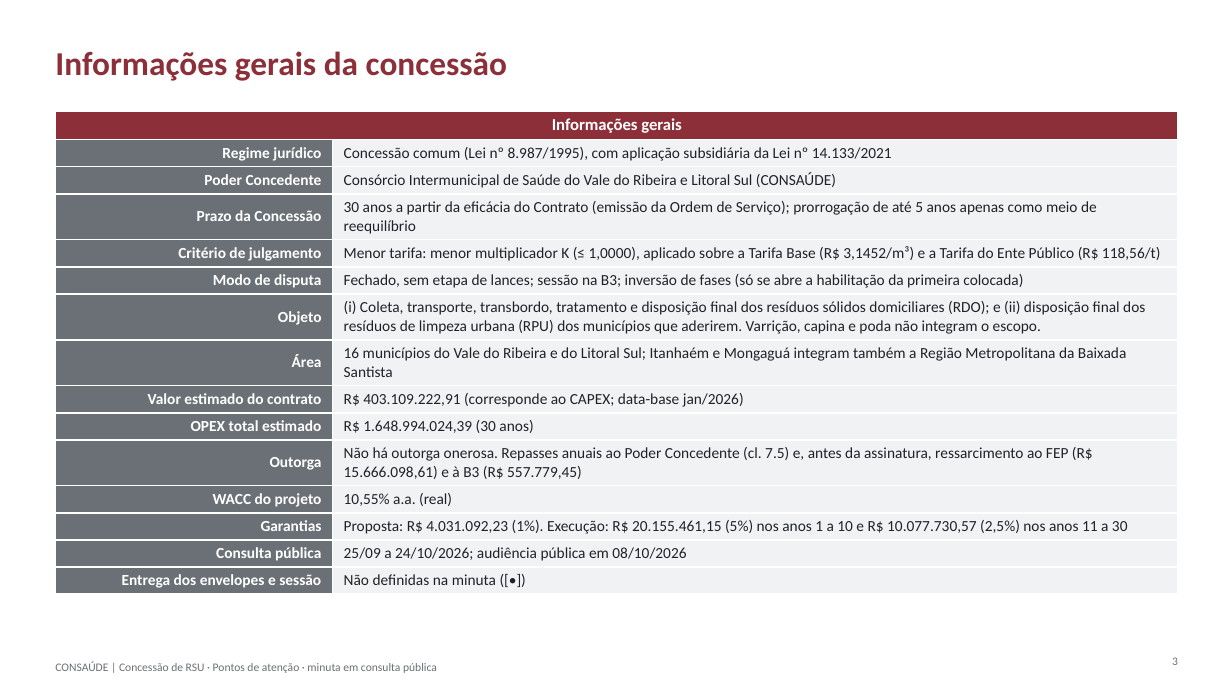
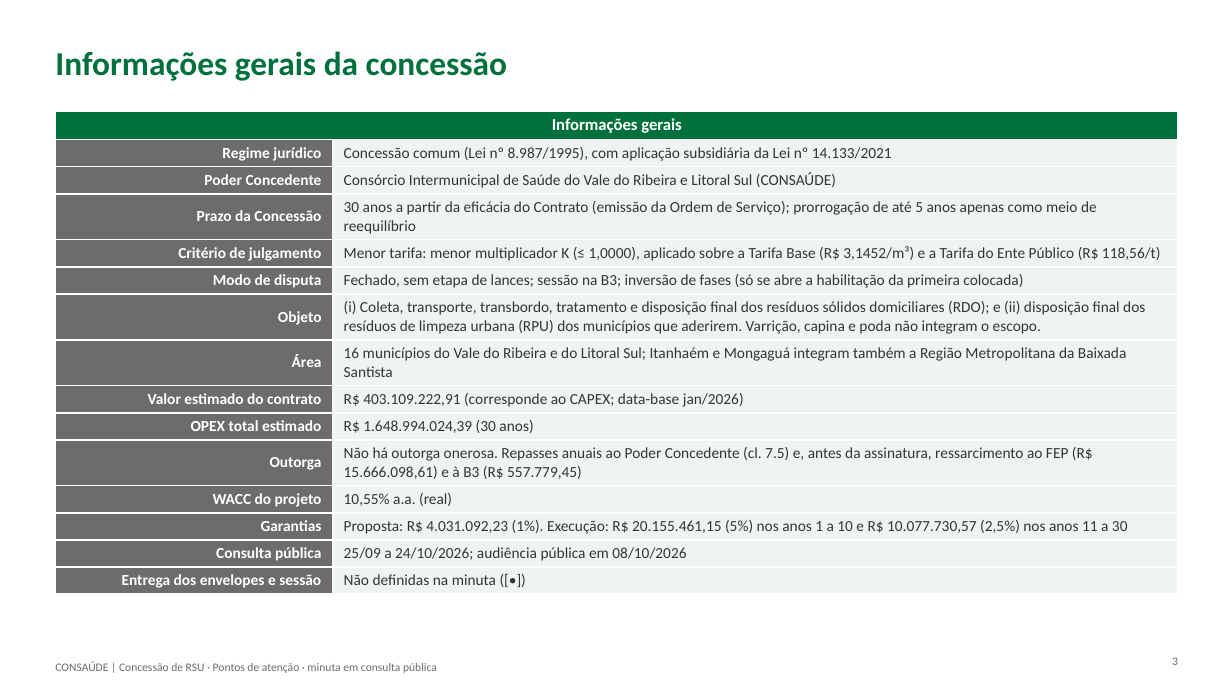
Before and after one commit to matheusdagostino-cyber/Solvi, a slide deck: slide 3 of concessoes/consaude-conc-2026/output/pontos-de-atencao-2026-10-08.pptx. Drawn at 1232x693 pixels with LibreOffice and Linux fonts; fonts in the diff are those of the drawing. Boxes give left, top, right and bottom in pixels: in the first picture for what was removed or moved away, otherwise in the second. Text is boxed around its words. In the diff, an @@ line names an element or a change of style, - is before the commit and + after.

```diff
--- a/concessoes/consaude-conc-2026/output/pontos-de-atencao-2026-10-08.pptx
+++ b/concessoes/consaude-conc-2026/output/pontos-de-atencao-2026-10-08.pptx
@@ title "Informações gerais da concessão" at (55, 51, 507, 81): text colour #8C2F39 to #00703C @@
@@ table at (55, 111, 1178, 592) @@
@@ fill #8C2F39 to #00703C in row 1, column 1 @@
@@ fill #6B7076 to #6E6B6C in 14 cells @@
@@ fill #F1F2F3 to #EEF4F0 in 14 cells @@
@@ text colour #1F2328 to #373435 in "Concessão comum (Lei nº 8.987/1995), com aplicação ...", "Consórcio Intermunicipal de Saúde do Vale do ...", "30 anos a partir da eficácia do ...", "Menor tarifa: menor multiplicador K (≤ 1,0000), ..." and 10 more places @@
```
Also in this commit, not shown: 20 other slides changed, 1 other file.
